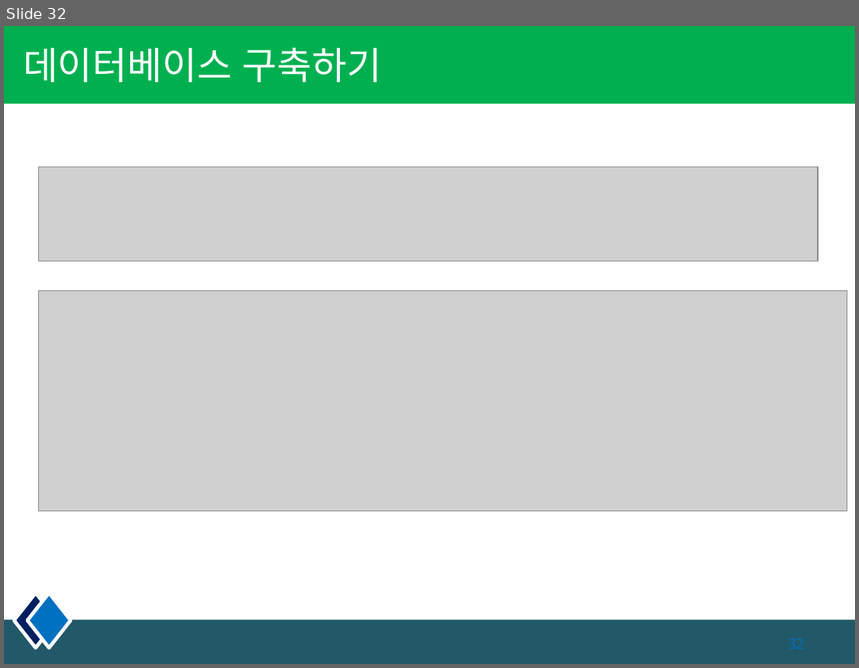
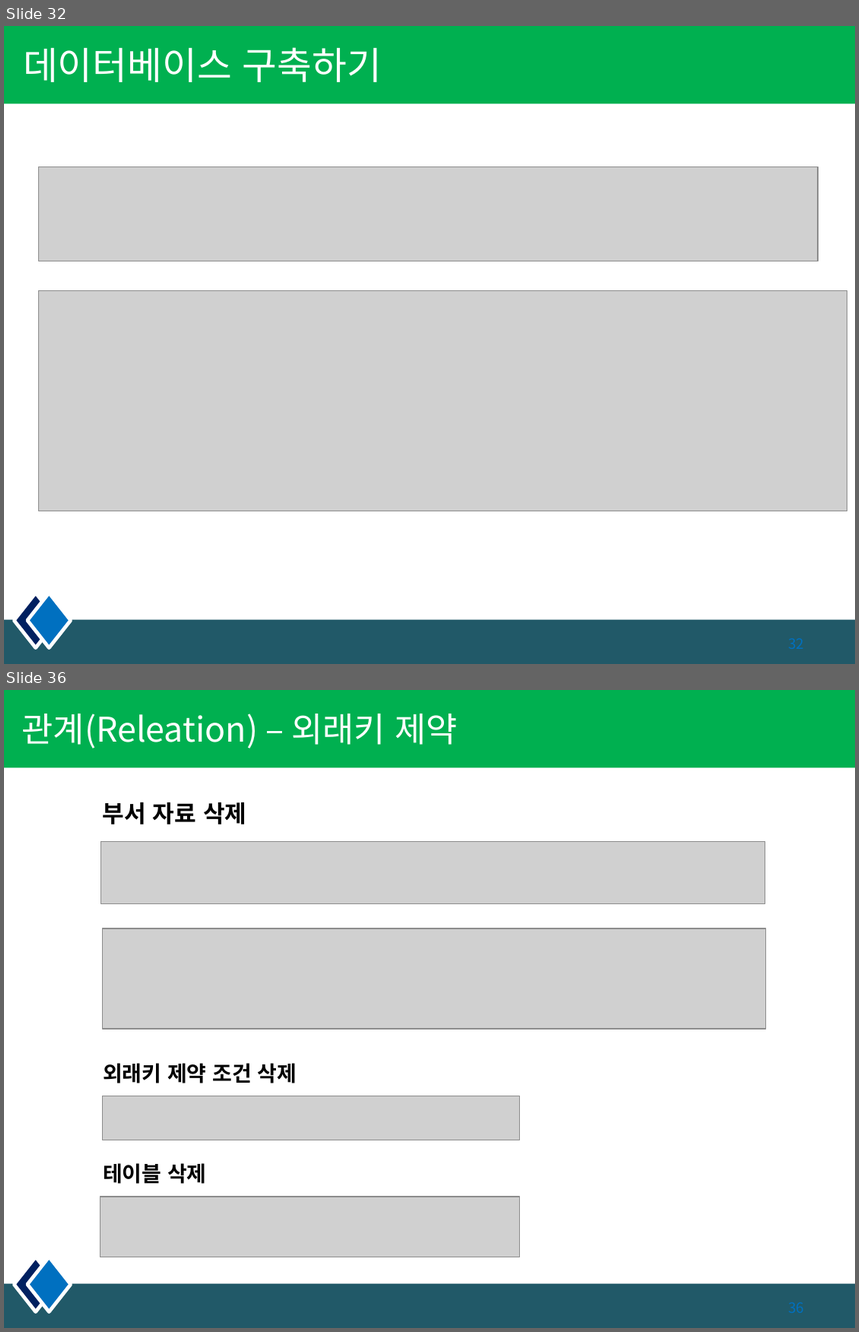
Before and after one commit to kiyongee2/dbworks, a slide deck: DB_PPT/2장. 데이터 모델링.pptx. Shown one above the other, each under a label of ours: slide 32 before the commit, slides 32 and 36 after it; the slides between them are not shown. The pictures are 859x668 and 859x1332 pixels, drawn with LibreOffice and Linux fonts; fonts in the diff are those of the drawing; grey boxes stand for pictures. Boxes give left, top, right and bottom in pixels: in the first picture for what was removed or moved away, otherwise in the second. Text is boxed around its words. In the diff, an @@ line names an element or a change of style, - is before the commit and + after.

```diff
--- a/DB_PPT/2장. 데이터 모델링.pptx
+++ b/DB_PPT/2장. 데이터 모델링.pptx
@@ slide 36 added at (x1=4, y1=690, x2=855, y2=1328), background #FFFFFF; not listed: 4 template elements that a slide beside it also shows @@
@@ title added at (x1=22, y1=714, x2=457, y2=749), 28.8 pt, text #FFFFFF @@
+관계(Releation) – 외래키 제약
@@ text added at (x1=103, y1=802, x2=246, y2=825), 20 pt, text #000000, bold @@
+부서 자료 삭제
@@ picture added at (x1=101, y1=841, x2=765, y2=904) @@
@@ picture added at (x1=103, y1=929, x2=767, y2=1029) @@
@@ text added at (x1=103, y1=1063, x2=297, y2=1084), 18 pt, text #000000, bold @@
+외래키 제약 조건 삭제
@@ picture added at (x1=103, y1=1096, x2=520, y2=1140) @@
@@ text added at (x1=103, y1=1163, x2=207, y2=1184), 18 pt, text #000000, bold @@
+테이블 삭제
@@ picture added at (x1=101, y1=1196, x2=520, y2=1257) @@
```
Also in this commit, not shown: 3 other slides added, 2 other files.
